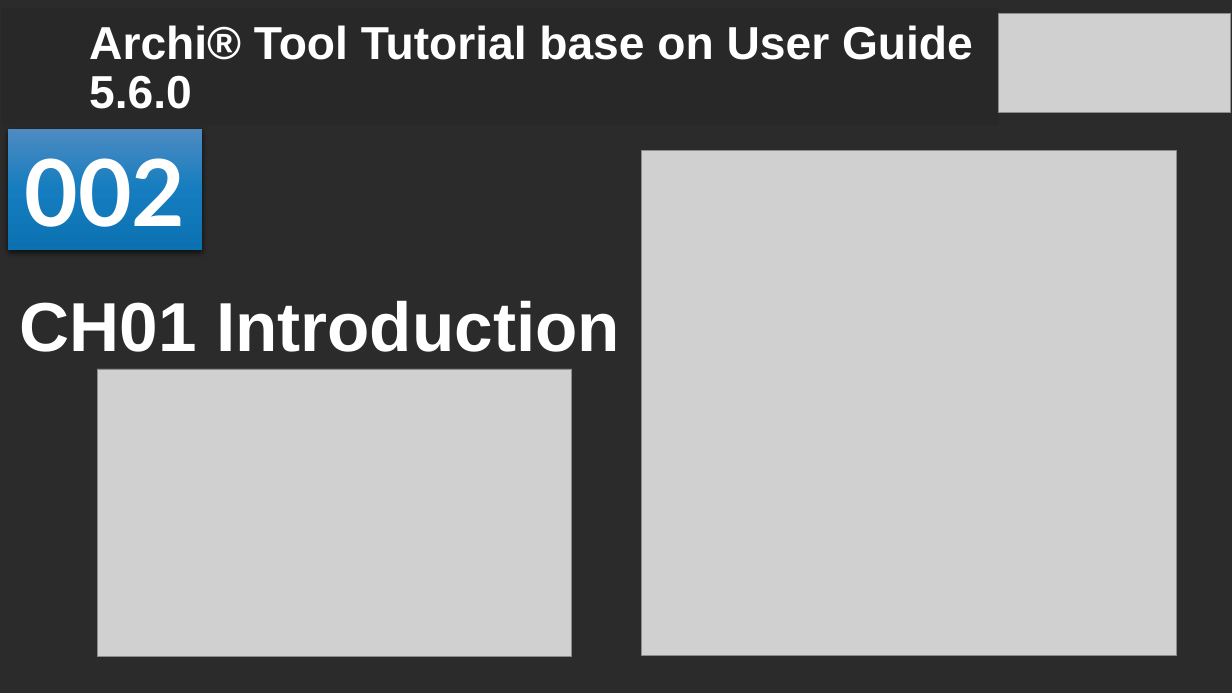
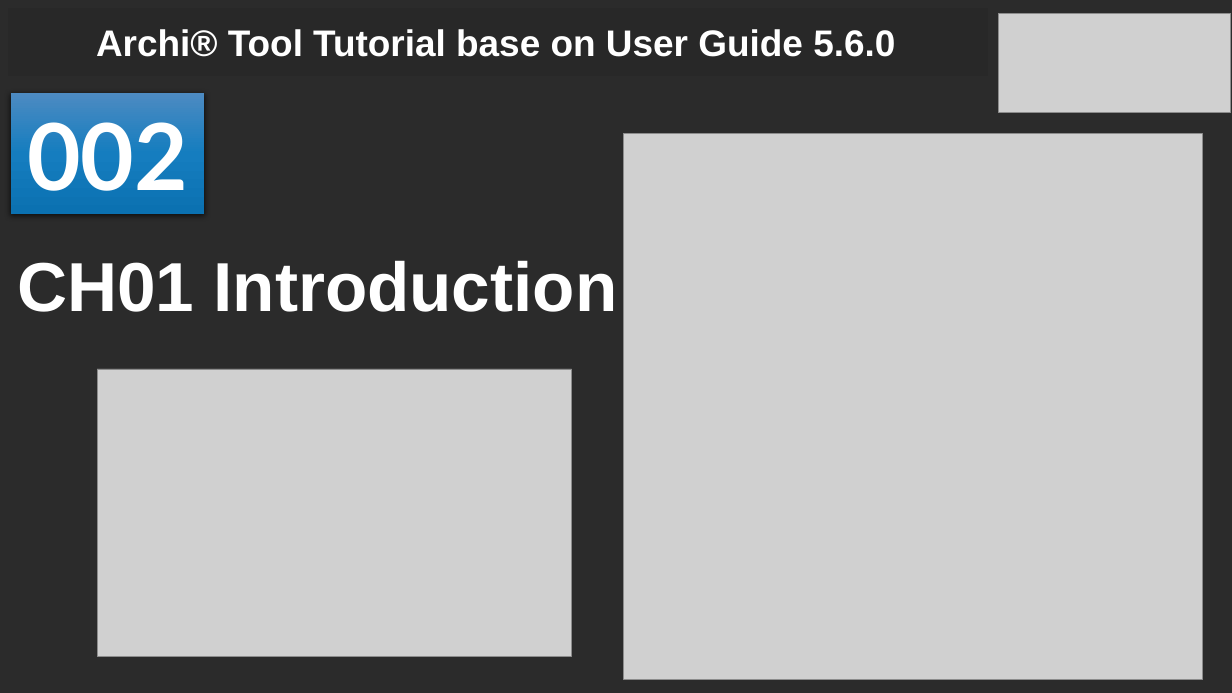
Before and after one commit to yasenstar/Archi_Tutorial, a slide deck: slide 2 of Archi_Tool_Tutorial_base_on_User_Guide.pptx. Drawn at 1232x693 pixels with LibreOffice and Linux fonts; fonts in the diff are those of the drawing; grey boxes stand for pictures; background and template pictures are left out; a plain dark background stands for a picture behind light text. Boxes give left, top, right and bottom in pixels: in the first picture for what was removed or moved away, otherwise in the second. Text is boxed around its words. In the diff, an @@ line names an element or a change of style, - is before the commit and + after.

```diff
--- a/Archi_Tool_Tutorial_base_on_User_Guide.pptx
+++ b/Archi_Tool_Tutorial_base_on_User_Guide.pptx
@@ title "Archi® Tool Tutorial base on ..." at box(96, 29, 895, 57): size 36 to 28.8 pt @@
@@ rectangle "002": place and size @@
-rectangle "002" at box(8, 129, 202, 250)
+rectangle "002" at box(11, 92, 205, 213)
@@ picture: place and size @@
-picture at box(642, 151, 1177, 655)
+picture at box(624, 134, 1202, 680)
@@ text "CH01 Introduction": place and size @@
-text "CH01 Introduction" at box(20, 300, 620, 352)
+text "CH01 Introduction" at box(17, 260, 618, 312)
```
Also in this commit, not shown: 16 slides added, 3 other files.
